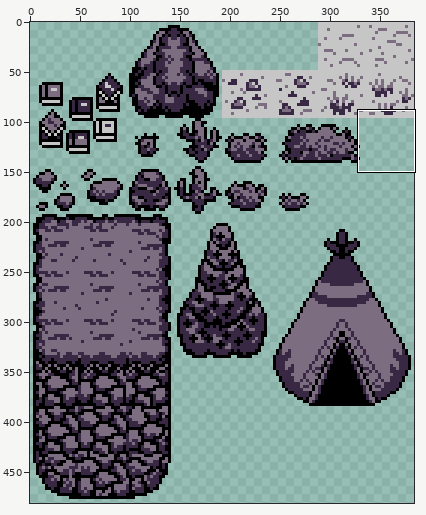
Two states of a pixel-art file, Art/Tilesets/First Stage/Desert.aseprite. Above, an overview of the earlier version with the close-up marked.
Close-up. As it was:
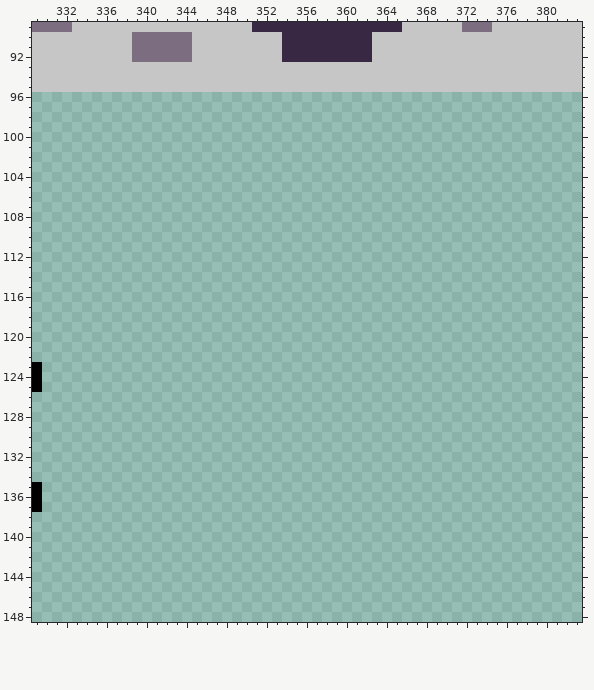
384x768 pixels, 1 frame. Shown: x 329..383, y 89..148. The wide view leaves out empty margins. The commit also changed other parts of the picture, which this record leaves out.
Now the later version:
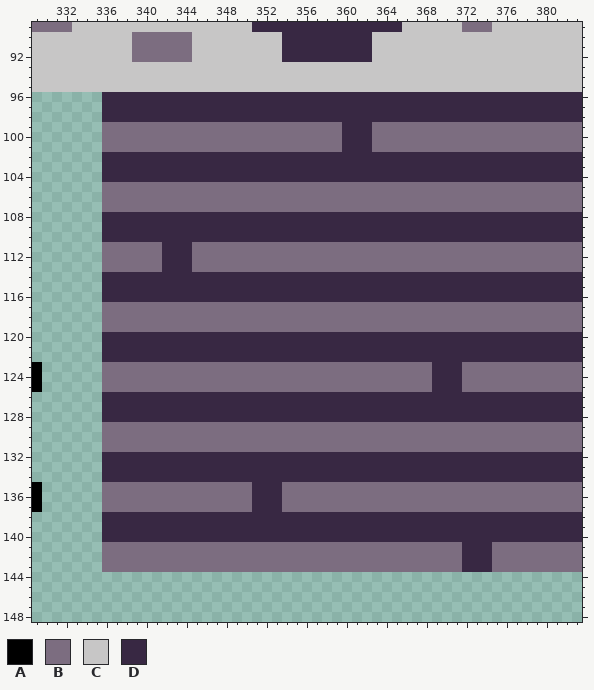
Palette (. is transparent): A #000000  B #7c6d80  C #c7c6c6  D #382843
Difference:
Changed rows in their new state; - is an unchanged pixel.
first column x 336:
 96 DDDDDDDDDDDDDDDDDDDDDDDDDDDDDDDDDDDDDDDDDDDDDDDD
 97 DDDDDDDDDDDDDDDDDDDDDDDDDDDDDDDDDDDDDDDDDDDDDDDD
 98 DDDDDDDDDDDDDDDDDDDDDDDDDDDDDDDDDDDDDDDDDDDDDDDD
 99 BBBBBBBBBBBBBBBBBBBBBBBBDDDBBBBBBBBBBBBBBBBBBBBB
100 BBBBBBBBBBBBBBBBBBBBBBBBDDDBBBBBBBBBBBBBBBBBBBBB
101 BBBBBBBBBBBBBBBBBBBBBBBBDDDBBBBBBBBBBBBBBBBBBBBB
102 DDDDDDDDDDDDDDDDDDDDDDDDDDDDDDDDDDDDDDDDDDDDDDDD
103 DDDDDDDDDDDDDDDDDDDDDDDDDDDDDDDDDDDDDDDDDDDDDDDD
104 DDDDDDDDDDDDDDDDDDDDDDDDDDDDDDDDDDDDDDDDDDDDDDDD
105 BBBBBBBBBBBBBBBBBBBBBBBBBBBBBBBBBBBBBBBBBBBBBBBB
106 BBBBBBBBBBBBBBBBBBBBBBBBBBBBBBBBBBBBBBBBBBBBBBBB
107 BBBBBBBBBBBBBBBBBBBBBBBBBBBBBBBBBBBBBBBBBBBBBBBB
108 DDDDDDDDDDDDDDDDDDDDDDDDDDDDDDDDDDDDDDDDDDDDDDDD
109 DDDDDDDDDDDDDDDDDDDDDDDDDDDDDDDDDDDDDDDDDDDDDDDD
110 DDDDDDDDDDDDDDDDDDDDDDDDDDDDDDDDDDDDDDDDDDDDDDDD
111 BBBBBBDDDBBBBBBBBBBBBBBBBBBBBBBBBBBBBBBBBBBBBBBB
112 BBBBBBDDDBBBBBBBBBBBBBBBBBBBBBBBBBBBBBBBBBBBBBBB
113 BBBBBBDDDBBBBBBBBBBBBBBBBBBBBBBBBBBBBBBBBBBBBBBB
114 DDDDDDDDDDDDDDDDDDDDDDDDDDDDDDDDDDDDDDDDDDDDDDDD
115 DDDDDDDDDDDDDDDDDDDDDDDDDDDDDDDDDDDDDDDDDDDDDDDD
116 DDDDDDDDDDDDDDDDDDDDDDDDDDDDDDDDDDDDDDDDDDDDDDDD
117 BBBBBBBBBBBBBBBBBBBBBBBBBBBBBBBBBBBBBBBBBBBBBBBB
118 BBBBBBBBBBBBBBBBBBBBBBBBBBBBBBBBBBBBBBBBBBBBBBBB
119 BBBBBBBBBBBBBBBBBBBBBBBBBBBBBBBBBBBBBBBBBBBBBBBB
120 DDDDDDDDDDDDDDDDDDDDDDDDDDDDDDDDDDDDDDDDDDDDDDDD
121 DDDDDDDDDDDDDDDDDDDDDDDDDDDDDDDDDDDDDDDDDDDDDDDD
122 DDDDDDDDDDDDDDDDDDDDDDDDDDDDDDDDDDDDDDDDDDDDDDDD
123 BBBBBBBBBBBBBBBBBBBBBBBBBBBBBBBBBDDDBBBBBBBBBBBB
124 BBBBBBBBBBBBBBBBBBBBBBBBBBBBBBBBBDDDBBBBBBBBBBBB
125 BBBBBBBBBBBBBBBBBBBBBBBBBBBBBBBBBDDDBBBBBBBBBBBB
126 DDDDDDDDDDDDDDDDDDDDDDDDDDDDDDDDDDDDDDDDDDDDDDDD
127 DDDDDDDDDDDDDDDDDDDDDDDDDDDDDDDDDDDDDDDDDDDDDDDD
128 DDDDDDDDDDDDDDDDDDDDDDDDDDDDDDDDDDDDDDDDDDDDDDDD
129 BBBBBBBBBBBBBBBBBBBBBBBBBBBBBBBBBBBBBBBBBBBBBBBB
130 BBBBBBBBBBBBBBBBBBBBBBBBBBBBBBBBBBBBBBBBBBBBBBBB
131 BBBBBBBBBBBBBBBBBBBBBBBBBBBBBBBBBBBBBBBBBBBBBBBB
132 DDDDDDDDDDDDDDDDDDDDDDDDDDDDDDDDDDDDDDDDDDDDDDDD
133 DDDDDDDDDDDDDDDDDDDDDDDDDDDDDDDDDDDDDDDDDDDDDDDD
134 DDDDDDDDDDDDDDDDDDDDDDDDDDDDDDDDDDDDDDDDDDDDDDDD
135 BBBBBBBBBBBBBBBDDDBBBBBBBBBBBBBBBBBBBBBBBBBBBBBB
136 BBBBBBBBBBBBBBBDDDBBBBBBBBBBBBBBBBBBBBBBBBBBBBBB
137 BBBBBBBBBBBBBBBDDDBBBBBBBBBBBBBBBBBBBBBBBBBBBBBB
138 DDDDDDDDDDDDDDDDDDDDDDDDDDDDDDDDDDDDDDDDDDDDDDDD
139 DDDDDDDDDDDDDDDDDDDDDDDDDDDDDDDDDDDDDDDDDDDDDDDD
140 DDDDDDDDDDDDDDDDDDDDDDDDDDDDDDDDDDDDDDDDDDDDDDDD
141 BBBBBBBBBBBBBBBBBBBBBBBBBBBBBBBBBBBBDDDBBBBBBBBB
142 BBBBBBBBBBBBBBBBBBBBBBBBBBBBBBBBBBBBDDDBBBBBBBBB
143 BBBBBBBBBBBBBBBBBBBBBBBBBBBBBBBBBBBBDDDBBBBBBBBB
Boxes around the changes in both close-ups, in picture pixels (x1, y1, x2, y2):
added: (102, 92, 582, 572)
